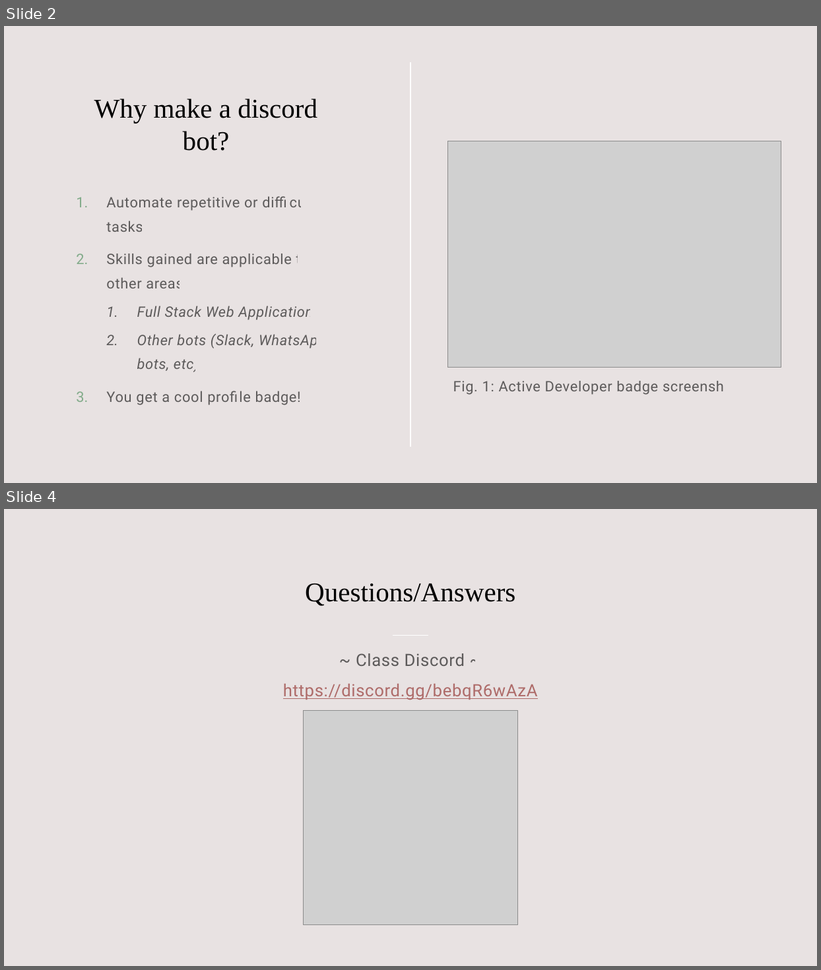
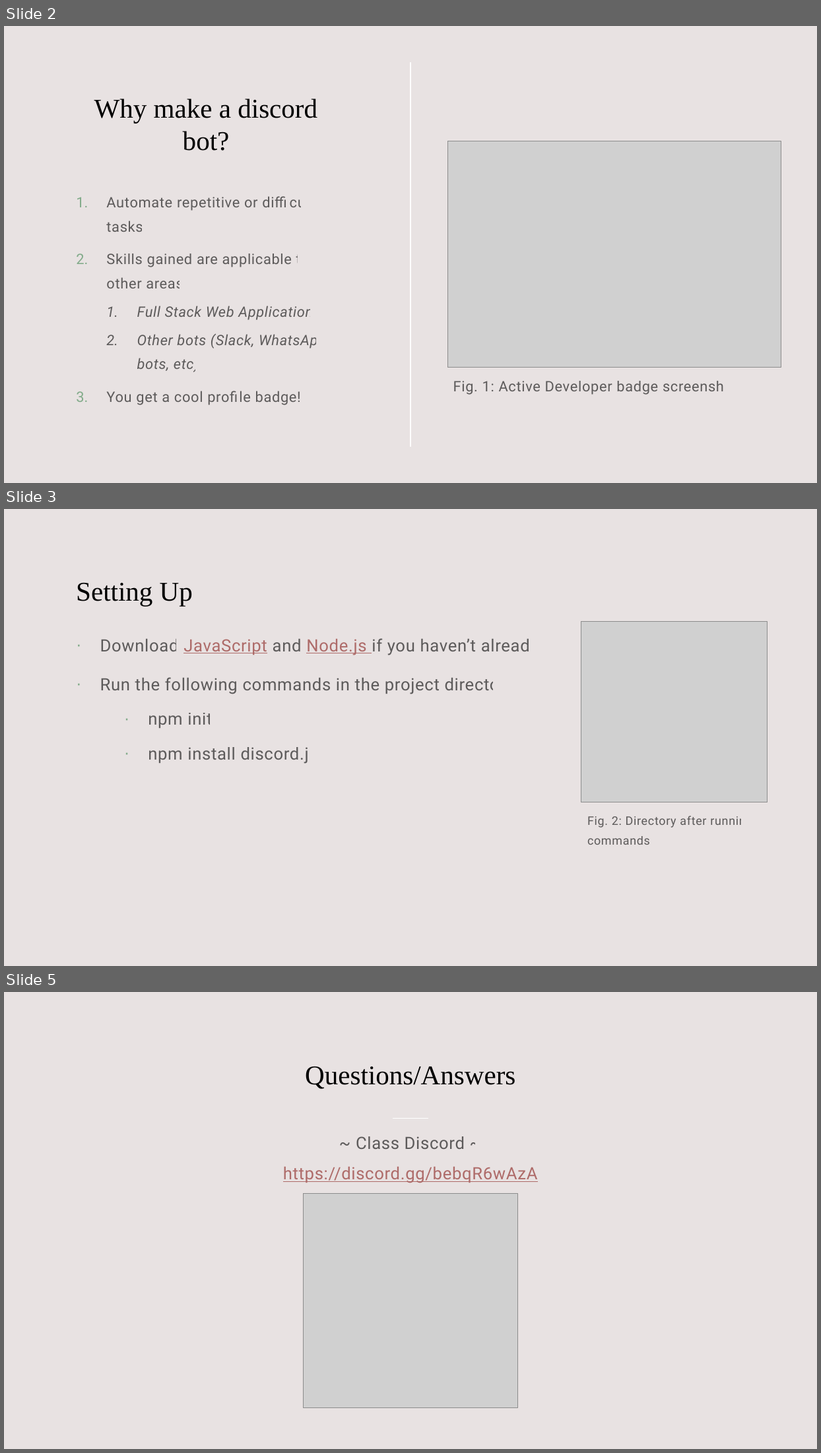
Before and after one commit to williamsantosa/cse185s-presentation, a slide deck: presentation.pptx. Shown one above the other, each under a label of ours: slides 2 and 4 before the commit, slides 2, 3 and 5 after it; the slides between them are not shown. The pictures are 821x970 and 821x1453 pixels, drawn with LibreOffice and Linux fonts; fonts in the diff are those of the drawing; grey boxes stand for pictures. Boxes give left, top, right and bottom in pixels: in the first picture for what was removed or moved away, otherwise in the second. Text is boxed around its words. In the diff, an @@ line names an element or a change of style, - is before the commit and + after.

```diff
--- a/presentation.pptx
+++ b/presentation.pptx
@@ slide 3 added at box(4, 509, 817, 966), background #E8E2E2 @@
@@ title added at box(76, 583, 193, 606), 32 pt, text #000000 @@
+Setting Up
@@ picture added at box(582, 621, 768, 803) @@
@@ text added at box(100, 638, 539, 764), 20 pt, text #000000 at 60% opacity @@
+· Download JavaScript and Node.js if you haven’t already
+· Run the following commands in the project directory
+    · npm init
+    · npm install discord.js
@@ text added at box(587, 816, 752, 845), 14 pt, text #000000 at 60% opacity @@
+Fig. 2: Directory after running commands.
@@ what was slide 4 is now slide 5 @@
```
Also in this commit, not shown: 1 slide changed, 1 other slide added, 1 slide removed, 3 other files.
